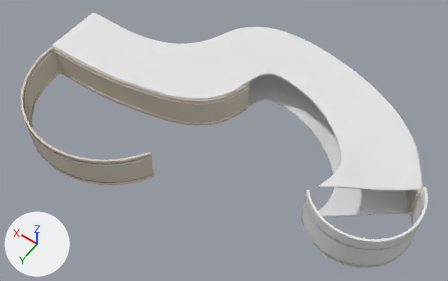
The FBX model Assets/Prefabs/Sprint05/Corridor.fbx, before and after one commit.
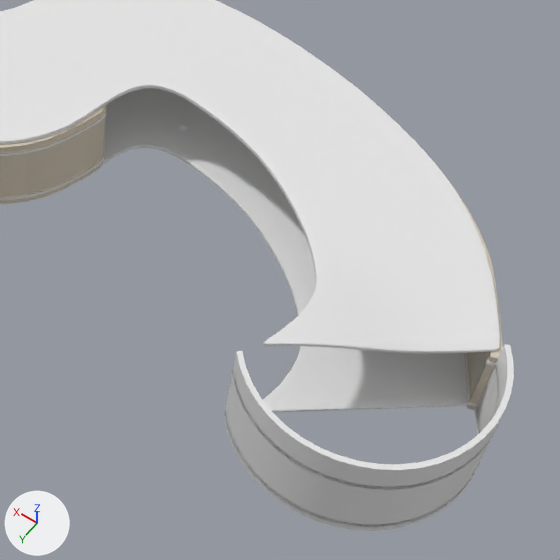
Each version appears first whole from a 50 mm lens placed at (5.6, 22.4, 33.0), pointed at (19.7, 2.8, 2.1), and next in a close-up on the part from 45% to 100% of the width and 13% to 100% of the height. The lights are fixed; the arrows at lower left show +X, +Y and +Z. Where no turn or scale is listed for an object, it has been applied to the vertices.

Script lines for the objects in view, before the commit:
```python
me_beziercurve_013 = bpy.data.meshes.new('BezierCurve.013')
me_beziercurve_013.from_pydata(...)  # 2796 vertices, 2550 faces; spans x -10.8..15.7, y -0.8..6.5, z 0.0..2.5
me_beziercurve_013.materials.append(mat_ambientcg_marble015_2k_png_001)
me_plane_004 = bpy.data.meshes.new('Plane.004')
me_plane_004.from_pydata(...)  # 3570 vertices, 3568 faces; spans x -13.1..13.2, y -5.4..5.4, z -0.1..0.6
me_wall_002 = bpy.data.meshes.new('Wall.002')
me_wall_002.from_pydata(...)  # 92 vertices, 90 faces; spans x -6.19..0.0, y -4.18..1.36, z 0.0..3.16
# faces by material slot: [22, 22, 46]
me_wall_002.materials.append(mat_wall2_inside)  # white #e7e7e7
me_wall_002.materials.append(mat_wall2_outside)  # white #e7e7e7
me_wall_002.materials.append(mat_wall2_cuts)  # white #e7e7e7
ob_beziercurve_007 = bpy.data.objects.new('BezierCurve.007', me_beziercurve_013)
ob_beziercurve_007.location = (18.51, -6.89, 0.0)
ob_plane_048 = bpy.data.objects.new('Plane.048', me_plane_004)
ob_plane_048.location = (21.07, -2.15, 2.67)
ob_wall = bpy.data.objects.new('Wall', me_wall_002)
ob_wall.location = (13.23, 3.64, 0.0)
# also in view: 'Wall.001' at (10.1, 2.2, 1.3); 'Wall.right.001' at (27.6, 0.7, 1.3); 'Plane.049' at (21.1, -2.2, -0.1)
```
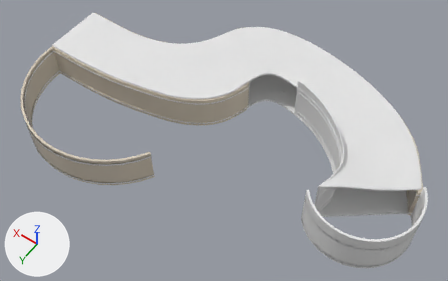
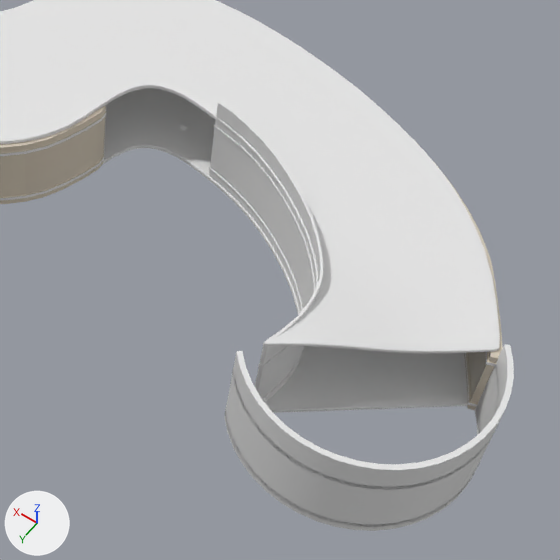
What the commit changed:
Material 'mirror emi..002' (mat_mirror_emi__002) is new.
Its base color is (0.8, 0.8, 0.8) (white #e7e7e7).
Its roughness is 0.4.
Mesh me_plane_011 is new.
It has 228 vertices, 208 faces and spans x -8.65..-3.04, y -1.3..5.24, z -0.01..3.26.
Mesh me_plane_009_1 is new.
It has 304 vertices, 304 faces and spans x -8.68..-3.01, y -1.33..5.27, z 0.29..2.31.
It uses material mat_mirror_emi__002 (white #e7e7e7).
Object 'Plane.014' (ob_plane_014) is new; it shows me_plane_011.
Its location is (21.07, -2.15, 0.01).
Object 'Plane.013' (ob_plane_013) is new; it shows me_plane_009_1.
Its location is (21.07, -2.15, 0.01).

Changed parts and their boxes (x1, y1, x2, y2) in the close-ups (560 x 560 px):
'Plane.014', added: after (209, 101, 323, 402)
'Plane.013', added: after (209, 125, 315, 400)
